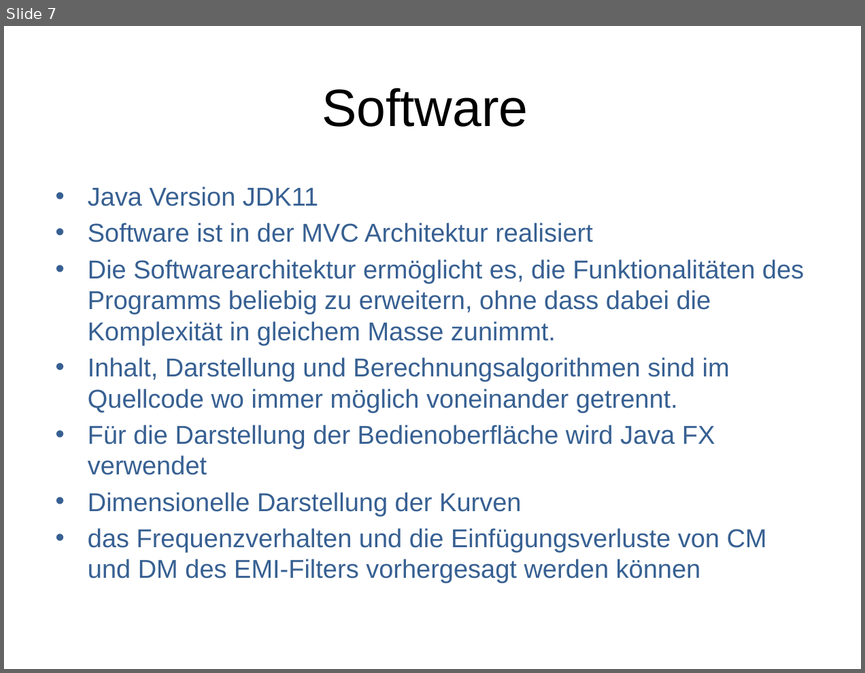
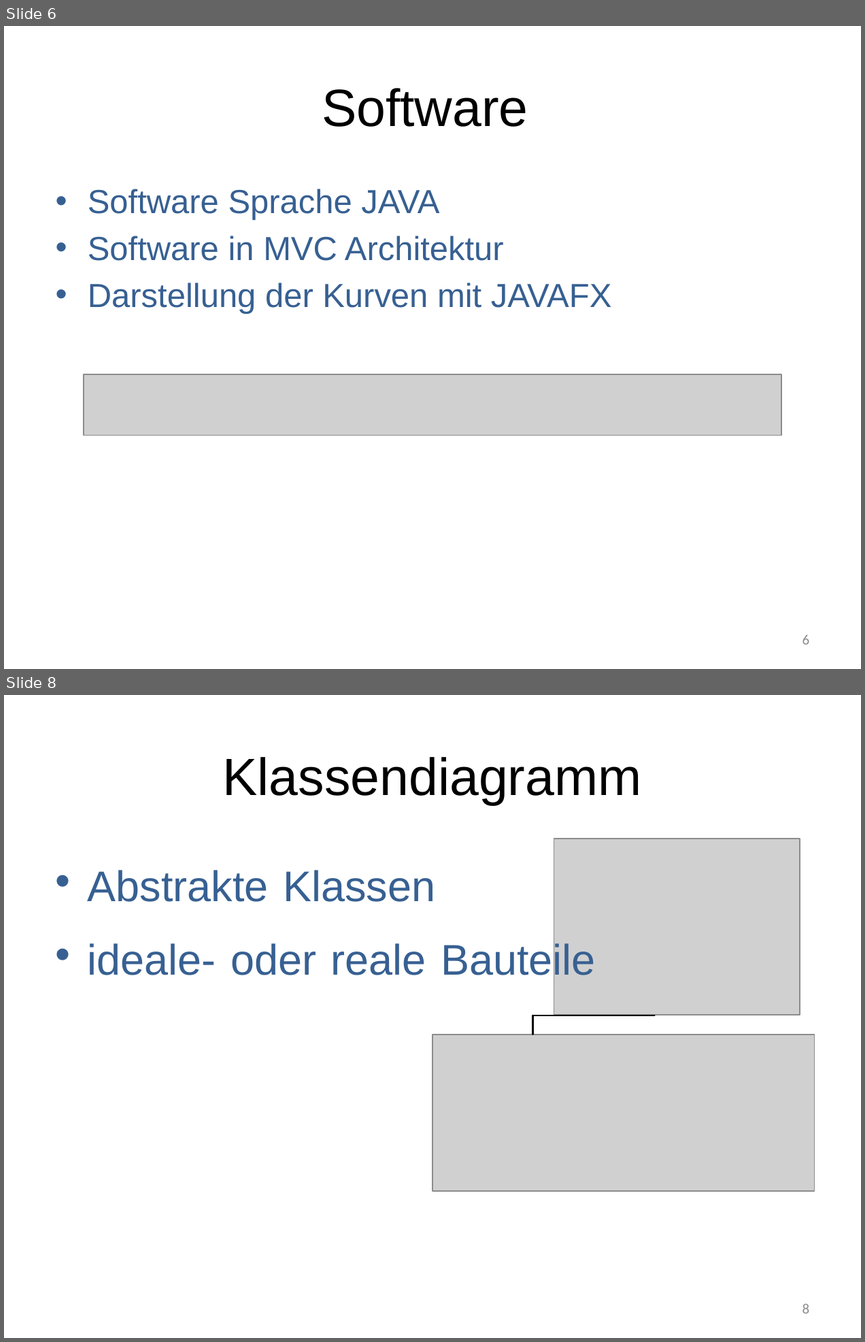
Before and after one commit to marinataborda/P2Organisation, a slide deck: Präsentationen/ZwischenPresäntation.pptx. Shown one above the other, each under a label of ours: slide 7 before the commit, slides 6 and 8 after it; the slides between them are not shown. The pictures are 865x673 and 865x1342 pixels, drawn with LibreOffice and Linux fonts; fonts in the diff are those of the drawing; grey boxes stand for pictures. Boxes give left, top, right and bottom in pixels: in the first picture for what was removed or moved away, otherwise in the second. Text is boxed around its words. In the diff, an @@ line names an element or a change of style, - is before the commit and + after.

```diff
--- a/Präsentationen/ZwischenPresäntation.pptx
+++ b/Präsentationen/ZwischenPresäntation.pptx
@@ slide 8 added at bbox=[4, 695, 861, 1338], background #FFFFFF @@
@@ title added at bbox=[223, 757, 642, 805], 44 pt, text #000000 @@
+Klassendiagramm
@@ picture added at bbox=[554, 839, 800, 1015] @@
@@ text added at bbox=[88, 870, 595, 983], 36 pt, text #376092 @@
+• Abstrakte Klassen
+• ideale- oder reale Bauteile
@@ line added from (654, 1015) to (532, 1015), #000000 1.5 pt @@
@@ line added from (532, 1034) to (532, 1015), #000000 1.5 pt @@
@@ picture added at bbox=[432, 1034, 815, 1191] @@
@@ page number added at bbox=[802, 1304, 810, 1313], 12 pt, text #8C8C8C @@
+8
@@ what was slide 7 is now slide 6 @@
@@ slide 6 changed as well @@
@@ text at bbox=[88, 189, 612, 314]: text changed; size 21.7 to 28 pt @@
-• Java Version JDK11
-• Software ist in der MVC Architektur realisiert
-• Die Softwarearchitektur ermöglicht es, die Funktionalitäten des Programms beliebig zu erweitern, ohne dass dabei die Komplexität in gleichem Masse zunimmt.
-• Inhalt, Darstellung und Berechnungsalgorithmen sind im Quellcode wo immer möglich voneinander getrennt.
-• Für die Darstellung der Bedienoberfläche wird Java FX verwendet
-• Dimensionelle Darstellung der Kurven
-• das Frequenzverhalten und die Einfügungsverluste von CM und DM des EMI-Filters vorhergesagt werden können
+• Software Sprache JAVA
+• Software in MVC Architektur
+• Darstellung der Kurven mit JAVAFX
@@ picture added at bbox=[84, 374, 781, 435] @@
@@ page number added at bbox=[802, 635, 810, 644], 12 pt, text #8C8C8C @@
+6
```
Also in this commit, not shown: 6 other slides changed, 11 other slides added, 7 slides removed, 2 other files.
